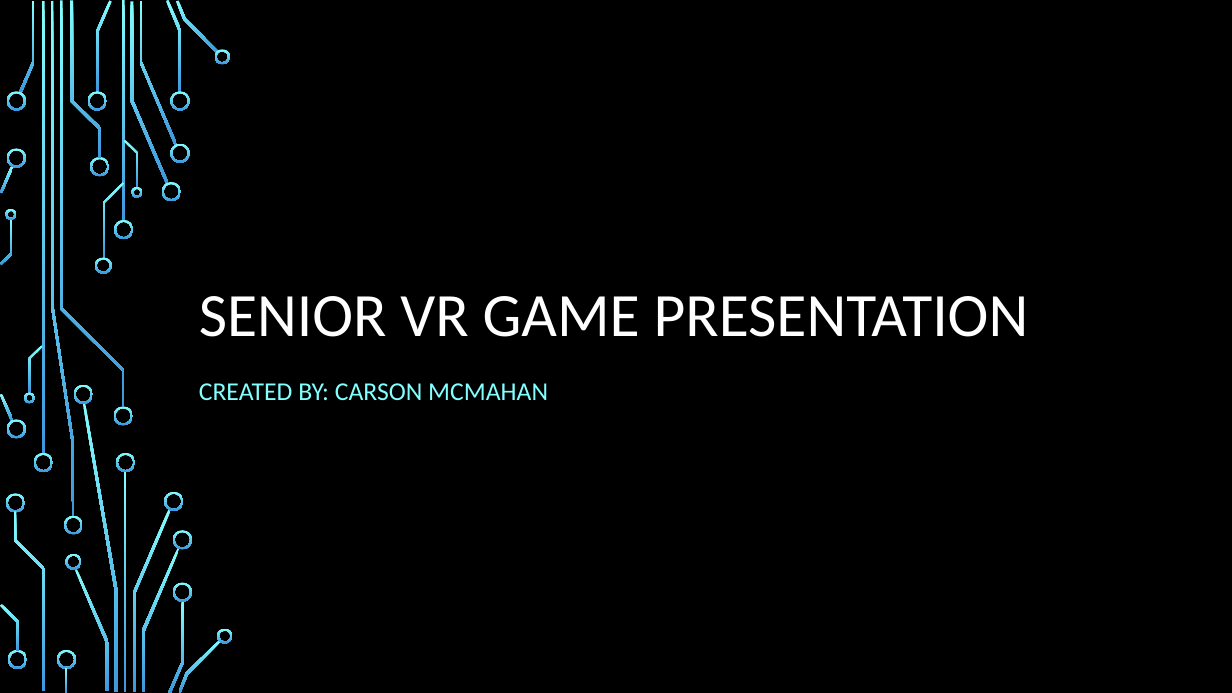
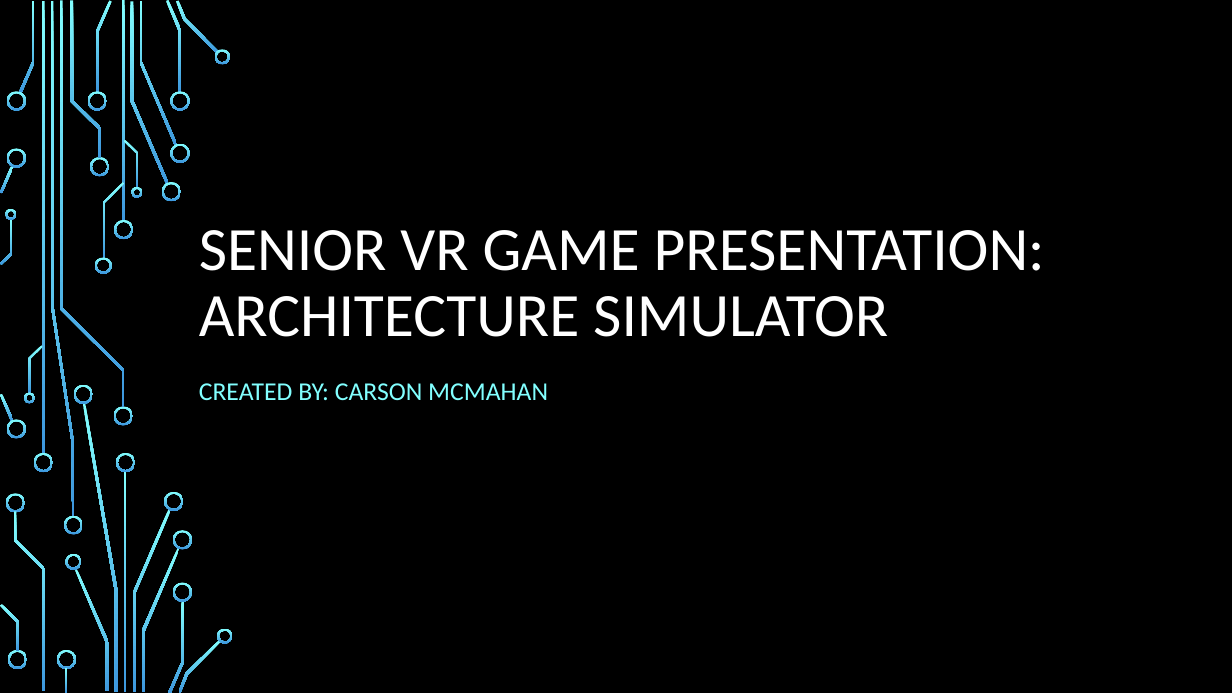
Before and after one commit to carsonmcmahan/SeniorVRGame, a slide deck: slide 1 of VR Presentation.pptx. Drawn at 1232x693 pixels with LibreOffice and Linux fonts; fonts in the diff are those of the drawing; background and template pictures are left out. Boxes give left, top, right and bottom in pixels: in the first picture for what was removed or moved away, otherwise in the second. Text is boxed around its words. In the diff, an @@ line names an element or a change of style, - is before the commit and + after.

```diff
--- a/VR Presentation.pptx
+++ b/VR Presentation.pptx
@@ title at [199, 230, 1045, 337]: text changed @@
-SENIOR VR GAME PRESENTATION
+SENIOR VR GAME PRESENTATION:
+ARCHITECTURE SIMULATOR
```
